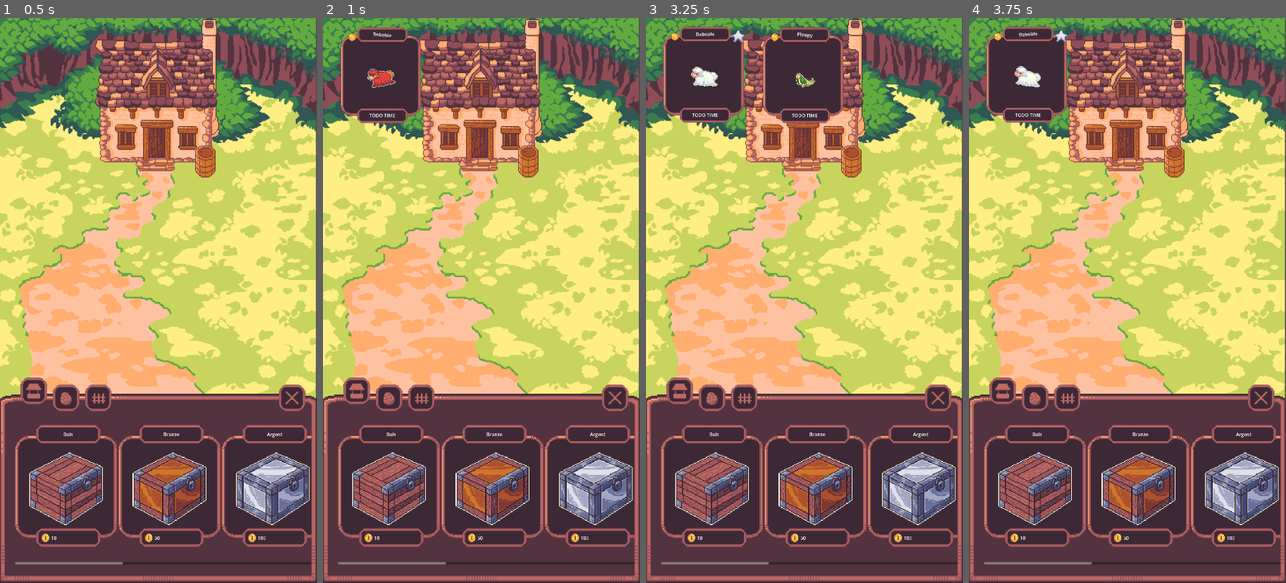
Above: before the commit, frames 1-4 (left to right).
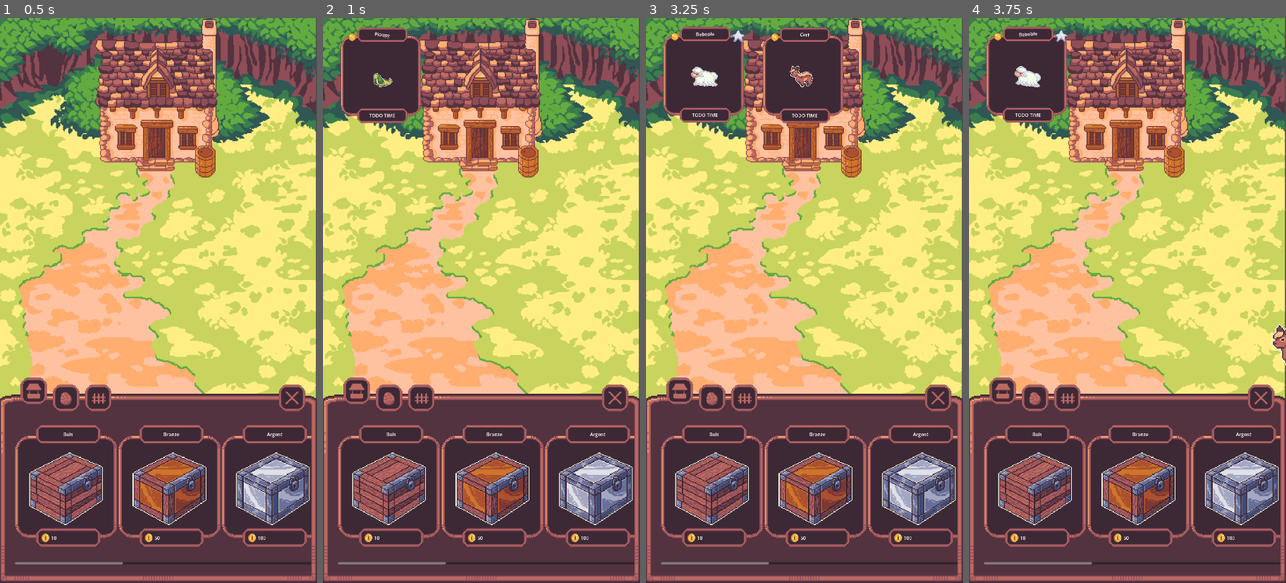
Above: after the commit, the same moments.

Repository: Sky84/gatcha
Game: Godot game, scene res://game.tscn
Two runs of this game, one before a commit and one after it. Both use one fixed random seed, a clock stepped at 60 frames per second and the inputs below. The engine's default icon, where the game draws it, is replaced by a stand-in: a white triangle on a blue panel in a dark square.
Inputs (mouse positions are in pixels of both pictures, inside the frame that each line leads up to):
- Up to frame 1 (0.5 s): no input
- Up to frame 2 (1 s): click "Bois" at 0.5 s
- Up to frame 3 (3.25 s): click "Bebeble" (after the commit: "Ploupy") at 1.25 s; click (801, 458) at 2.02 s; click "Bronze" at 2.75 s
- Up to frame 4 (3.75 s): click (1127, 74) at 3.5 s, where only the run before the commit has a clickable "Ploupy"

Frame 1 is identical in both runs. In frame 2, 0.2% of the frame differs, in the area x 14-23%, y 2-13%; in frame 3, 0.2%; in frame 4, 0.2%.

Commit message:
feat: animating creature player

Diff:
--- a/Buttons/creature_button.tscn
+++ b/Buttons/creature_button.tscn
@@ -47,6 +47,7 @@
 offset_bottom = -48.0
 grow_horizontal = 2
 grow_vertical = 2
+pivot_offset = Vector2(125, 149)
 texture = ExtResource("1_xqd6p")
 expand_mode = 1
 stretch_mode = 5
--- /dev/null
+++ b/Creature/Creature.tscn
@@ -0,0 +1,64 @@
+[gd_scene load_steps=5 format=3 uid="uid://cl4aolq1yxv6i"]
+
+[ext_resource type="Script" path="res://Creature/CreatureController.gd" id="1_tktly"]
+[ext_resource type="Texture2D" uid="uid://blkl21qs0cjrq" path="res://Assets/Images/bebeble_baby2.png" id="2_rxhl5"]
+
+[sub_resource type="Animation" id="Animation_71pmr"]
+resource_name = "jump"
+length = 0.5
+loop_mode = 1
+tracks/0/type = "value"
+tracks/0/imported = false
+tracks/0/enabled = true
+tracks/0/path = NodePath("TextureRect:position")
+tracks/0/interp = 1
+tracks/0/loop_wrap = true
+tracks/0/keys = {
+"times": PackedFloat32Array(0, 0.2, 0.5),
+"transitions": PackedFloat32Array(0.5, 2, 1),
+"update": 0,
+"values": [Vector2(0, 0), Vector2(0, -10), Vector2(0, 0)]
+}
+tracks/1/type = "value"
+tracks/1/imported = false
+tracks/1/enabled = true
+tracks/1/path = NodePath("TextureRect:scale")
+tracks/1/interp = 1
+tracks/1/loop_wrap = true
+tracks/1/keys = {
+"times": PackedFloat32Array(0, 0.2, 0.5),
+"transitions": PackedFloat32Array(0.5, 2, 1),
+"update": 0,
+"values": [Vector2(1, 1), Vector2(0.9, 1), Vector2(1, 1)]
+}
+
+[sub_resource type="AnimationLibrary" id="AnimationLibrary_kdw4r"]
+_data = {
+"jump": SubResource("Animation_71pmr")
+}
+
+[node name="Creature" type="TextureButton"]
+anchors_preset = 15
+anchor_right = 1.0
+anchor_bottom = 1.0
+offset_right = -714.0
+offset_bottom = -1554.0
+grow_horizontal = 2
+grow_vertical = 2
+pivot_offset = Vector2(183, 350)
+script = ExtResource("1_tktly")
+
+[node name="AnimationPlayer" type="AnimationPlayer" parent="."]
+libraries = {
+"": SubResource("AnimationLibrary_kdw4r")
+}
+
+[node name="TextureRect" type="TextureRect" parent="."]
+texture_filter = 1
+layout_mode = 0
+offset_right = 366.0
+offset_bottom = 366.0
+pivot_offset = Vector2(183, 350)
+texture = ExtResource("2_rxhl5")
+expand_mode = 1
+stretch_mode = 5
--- /dev/null
+++ b/Creature/CreatureController.gd
@@ -0,0 +1,32 @@
+extends TextureButton
+class_name CreatureController
+
+@export var idle_time = 6;
+@export var movement_speed = 5;
+
+@onready var animation_player: AnimationPlayer = $AnimationPlayer;
+@onready var texture_rect = $TextureRect
+
+var _destination;
+
+func init_creature(creature_data: Dictionary):
+	texture_rect.texture = load(creature_data.visuals[creature_data.type][creature_data.age]);
+
+func init_pathfinding(max_size:Vector2):
+	await get_tree().create_timer(randi_range(0, 5)).timeout;
+	update_destination(max_size);
+
+func update_destination(max_size:Vector2):
+	animation_player.play("jump");
+	_destination = Vector2(randi_range(0, max_size.x), randi_range(0, max_size.y));
+	var direction = -1 if (position.x - _destination.x) < 0 else 1;
+	var tween = create_tween();
+	tween.tween_property(self, 'scale', Vector2(direction, 1), 0.3);
+	tween.tween_property(self, 'position', _destination, movement_speed);
+	await tween.finished;
+	_tween_finished(max_size);
+
+func _tween_finished(max_size:Vector2):
+	animation_player.stop();
+	await get_tree().create_timer(idle_time).timeout;
+	update_destination(max_size);
--- a/Data/Creatures.gd
+++ b/Data/Creatures.gd
@@ -29,5 +29,41 @@
 		},
 		"income_per_second": 5,
 		"selling_value": 300
+	},
+	"lezar": {
+		"species_name": "Lee-zar",
+		"visuals": {
+			"wood": {"baby": "res://Assets/Images/lezar_baby1.png", "adult": "res://Assets/Images/lezar1.png"},
+			"bronze": {"baby": "res://Assets/Images/lezar_baby2.png", "adult": "res://Assets/Images/lezar2.png"},
+			"silver": {"baby": "res://Assets/Images/lezar_baby3.png", "adult": "res://Assets/Images/lezar3.png"},
+			"gold": {"baby": "res://Assets/Images/lezar_baby3.png", "adult": "res://Assets/Images/lezar3.png"},
+			"diamond": {"baby": "res://Assets/Images/lezar_baby3.png", "adult": "res://Assets/Images/lezar3.png"},
+		},
+		"income_per_second": 5,
+		"selling_value": 300
+	},
+	"bear": {
+		"species_name": "Ours",
+		"visuals": {
+			"wood": {"baby": "res://Assets/Images/bear_baby1.png", "adult": "res://Assets/Images/bear1.png"},
+			"bronze": {"baby": "res://Assets/Images/bear_baby2.png", "adult": "res://Assets/Images/bear2.png"},
+			"silver": {"baby": "res://Assets/Images/bear_baby3.png", "adult": "res://Assets/Images/bear3.png"},
+			"gold": {"baby": "res://Assets/Images/bear_baby3.png", "adult": "res://Assets/Images/bear3.png"},
+			"diamond": {"baby": "res://Assets/Images/bear_baby3.png", "adult": "res://Assets/Images/bear3.png"},
+		},
+		"income_per_second": 5,
+		"selling_value": 300
+	},
+	"cerf": {
+		"species_name": "Cerf",
+		"visuals": {
+			"wood": {"baby": "res://Assets/Images/cerf_baby1.png", "adult": "res://Assets/Images/cerf1.png"},
+			"bronze": {"baby": "res://Assets/Images/cerf_baby2.png", "adult": "res://Assets/Images/cerf2.png"},
+			"silver": {"baby": "res://Assets/Images/cerf_baby3.png", "adult": "res://Assets/Images/cerf3.png"},
+			"gold": {"baby": "res://Assets/Images/cerf_baby3.png", "adult": "res://Assets/Images/cerf3.png"},
+			"diamond": {"baby": "res://Assets/Images/cerf_baby3.png", "adult": "res://Assets/Images/cerf3.png"},
+		},
+		"income_per_second": 5,
+		"selling_value": 300
 	}
 }
--- a/LootBoxes/loot_item.tscn
+++ b/LootBoxes/loot_item.tscn
@@ -2,7 +2,7 @@
 
 [ext_resource type="Texture2D" uid="uid://cdqbw82odjn3a" path="res://Buttons/button.png" id="1_ja8p0"]
 [ext_resource type="Script" path="res://LootItem.gd" id="2_nxl3h"]
-[ext_resource type="Texture2D" uid="uid://mgqq6vw3mhoh" path="res://Assets/Images/bebeble_baby.png" id="3_x4vbo"]
+[ext_resource type="Texture2D" uid="uid://drvay7e0u6lee" path="res://Assets/Images/lezar_baby1.png" id="3_d3uah"]
 [ext_resource type="Texture2D" uid="uid://buku36rjx26uk" path="res://Buttons/coloruncomon.png" id="4_hb12w"]
 [ext_resource type="Texture2D" uid="uid://mt1xw5bmbb44" path="res://Buttons/stargold.png" id="5_a3i8y"]
 
@@ -75,9 +75,10 @@
 offset_bottom = 40.0
 grow_horizontal = 2
 grow_vertical = 2
-rotation = 0.0586096
 pivot_offset = Vector2(83, 141.8)
-texture = ExtResource("3_x4vbo")
+texture = ExtResource("3_d3uah")
+expand_mode = 1
+stretch_mode = 5
 
 [node name="LabelName" type="Label" parent="."]
 layout_mode = 1
@@ -89,7 +90,6 @@
 offset_right = 85.0
 offset_bottom = 42.0
 grow_horizontal = 2
-rotation = -0.0288245
 pivot_offset = Vector2(79, 17)
 text = "TODO NAME"
 horizontal_alignment = 1
@@ -132,7 +132,6 @@
 offset_right = -27.0
 offset_bottom = 52.0
 grow_horizontal = 0
-scale = Vector2(1.06881, 1.06881)
 pivot_offset = Vector2(21, 21)
 texture = ExtResource("5_a3i8y")
 expand_mode = 1
--- a/LootPanel.gd
+++ b/LootPanel.gd
@@ -20,6 +20,7 @@
 		add_child(instance_loot);
 		instance_loot.position = start_loot_position;
 		creature.type = loot_type;
+		creature.age = "baby";
 		instance_loot.init_item(creature);
 		update_loot_node_position(instance_loot);
 		opened_loot_item.append(instance_loot);
--- a/Player/Player.gd
+++ b/Player/Player.gd
@@ -1,4 +1,7 @@
 extends Node
+
+const CREATURE = preload("res://Creature/Creature.tscn");
+@onready var creature_container = get_node('/root/Game/Background/CreatureContainer');
 
 var current_creatures = [];
 
@@ -8,3 +11,11 @@
 
 func add_creature(creature_data: Dictionary):
 	current_creatures.append(creature_data);
+	var creature_instance: CreatureController = CREATURE.instantiate();
+	var max_position = creature_container.global_position + creature_container.size;
+	var random_position = Vector2(randi_range(creature_container.global_position.x, max_position.x),
+		 randi_range(creature_container.global_position.y, max_position.y));
+	creature_container.add_child(creature_instance);
+	creature_instance.global_position = random_position;
+	creature_instance.init_creature(creature_data);
+	creature_instance.init_pathfinding(creature_container.size);
--- a/game.tscn
+++ b/game.tscn
@@ -23,6 +23,18 @@
 texture = ExtResource("4_4vsax")
 stretch_mode = 6
 
+[node name="CreatureContainer" type="Control" parent="Background"]
+layout_mode = 1
+anchors_preset = 15
+anchor_right = 1.0
+anchor_bottom = 1.0
+offset_left = 71.0
+offset_top = 506.0
+offset_right = -81.0
+offset_bottom = -274.0
+grow_horizontal = 2
+grow_vertical = 2
+
 [node name="Shop" type="Control" parent="."]
 layout_mode = 3
 anchors_preset = 2
Binary file added: Assets/HUD/uparrow2.png
Binary file added: Assets/Images/bear1.png
Binary file added: Assets/Images/bear2.png
Binary file added: Assets/Images/bear3.png
Binary file added: Assets/Images/bear_baby1.png
Binary file added: Assets/Images/bear_baby2.png
Binary file added: Assets/Images/bear_baby3.png
Binary file added: Assets/Images/cerf1.png
Binary file added: Assets/Images/cerf2.png
Binary file added: Assets/Images/cerf3.png
Binary file added: Assets/Images/cerf_baby1.png
Binary file added: Assets/Images/cerf_baby2.png
(and 7 more such lines)
